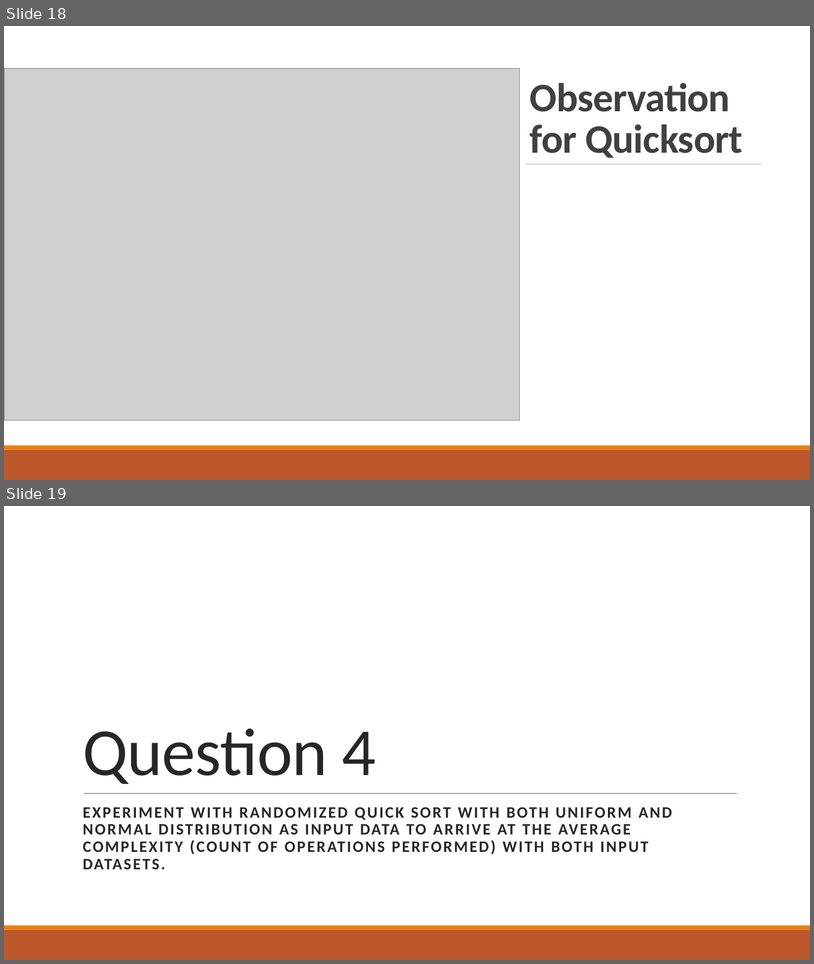
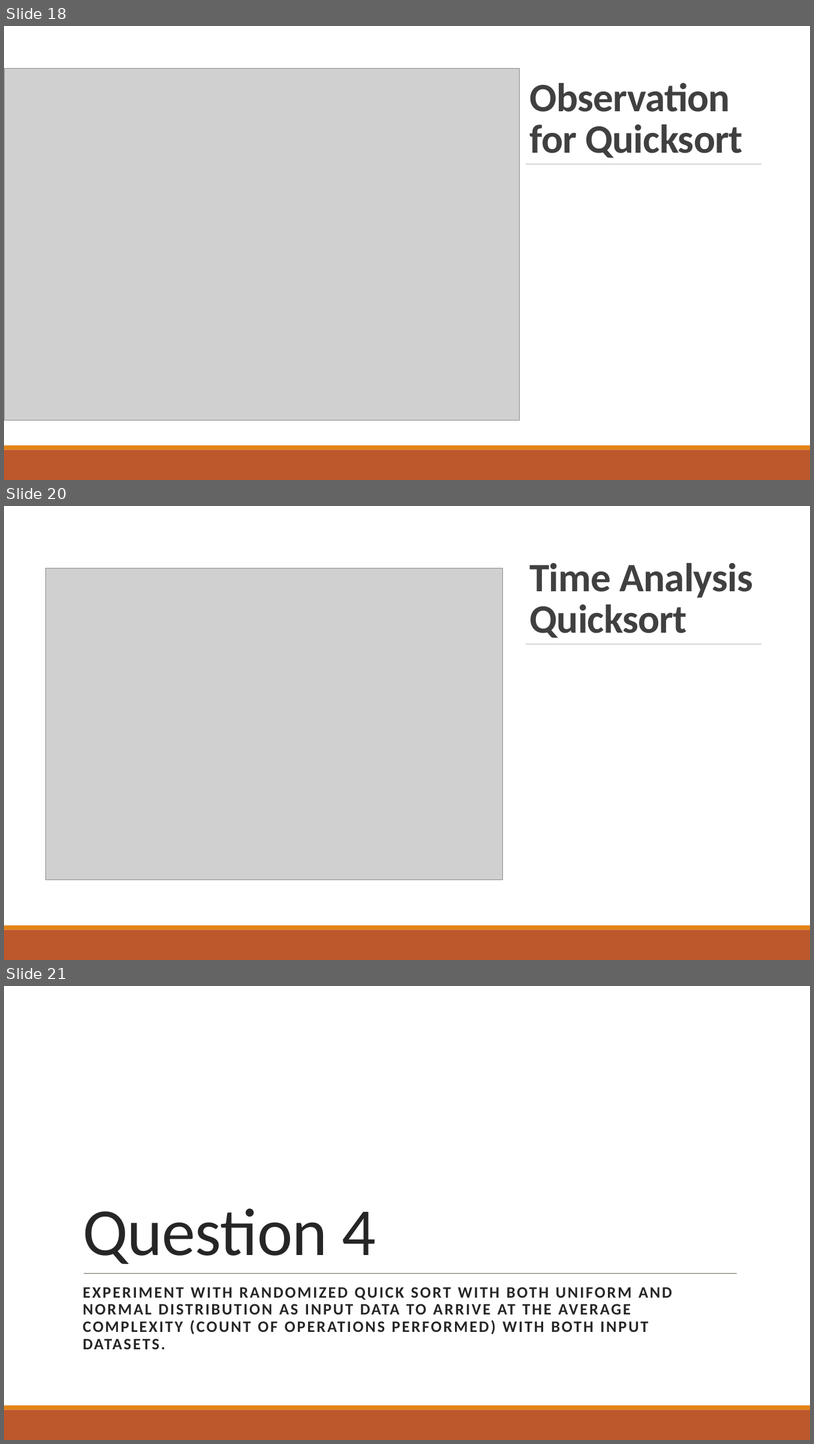
Before and after one commit to ayndp657/ALGORITHMLAB, a slide deck: Assignment 1/Assignment Presentation.pptx. Shown one above the other, each under a label of ours: slides 18 and 19 before the commit, slides 18, 20 and 21 after it; the slides between them are not shown. The pictures are 814x964 and 814x1444 pixels, drawn with LibreOffice and Linux fonts; fonts in the diff are those of the drawing; grey boxes stand for pictures; background and template pictures are left out. Boxes give left, top, right and bottom in pixels: in the first picture for what was removed or moved away, otherwise in the second. Text is boxed around its words. In the diff, an @@ line names an element or a change of style, - is before the commit and + after.

```diff
--- a/Assignment 1/Assignment Presentation.pptx
+++ b/Assignment 1/Assignment Presentation.pptx
@@ slide 20 added at bbox=[4, 506, 810, 960], background #FFFFFF @@
@@ rectangle added at bbox=[4, 506, 810, 925], fill #FFFFFF @@
@@ picture added at bbox=[46, 568, 503, 880] @@
@@ title added at bbox=[530, 563, 753, 638], 48 pt, text #404040, bold @@
+Time Analysis Quicksort
@@ line added from (526, 644) to (762, 644), #808080 0.5 pt @@
@@ rectangle added at bbox=[4, 925, 810, 930], fill #E48312 @@
@@ rectangle added at bbox=[4, 930, 810, 960], fill #BD582C @@
@@ what was slide 19 is now slide 21 @@
```
Also in this commit, not shown: 1 other slide added.
